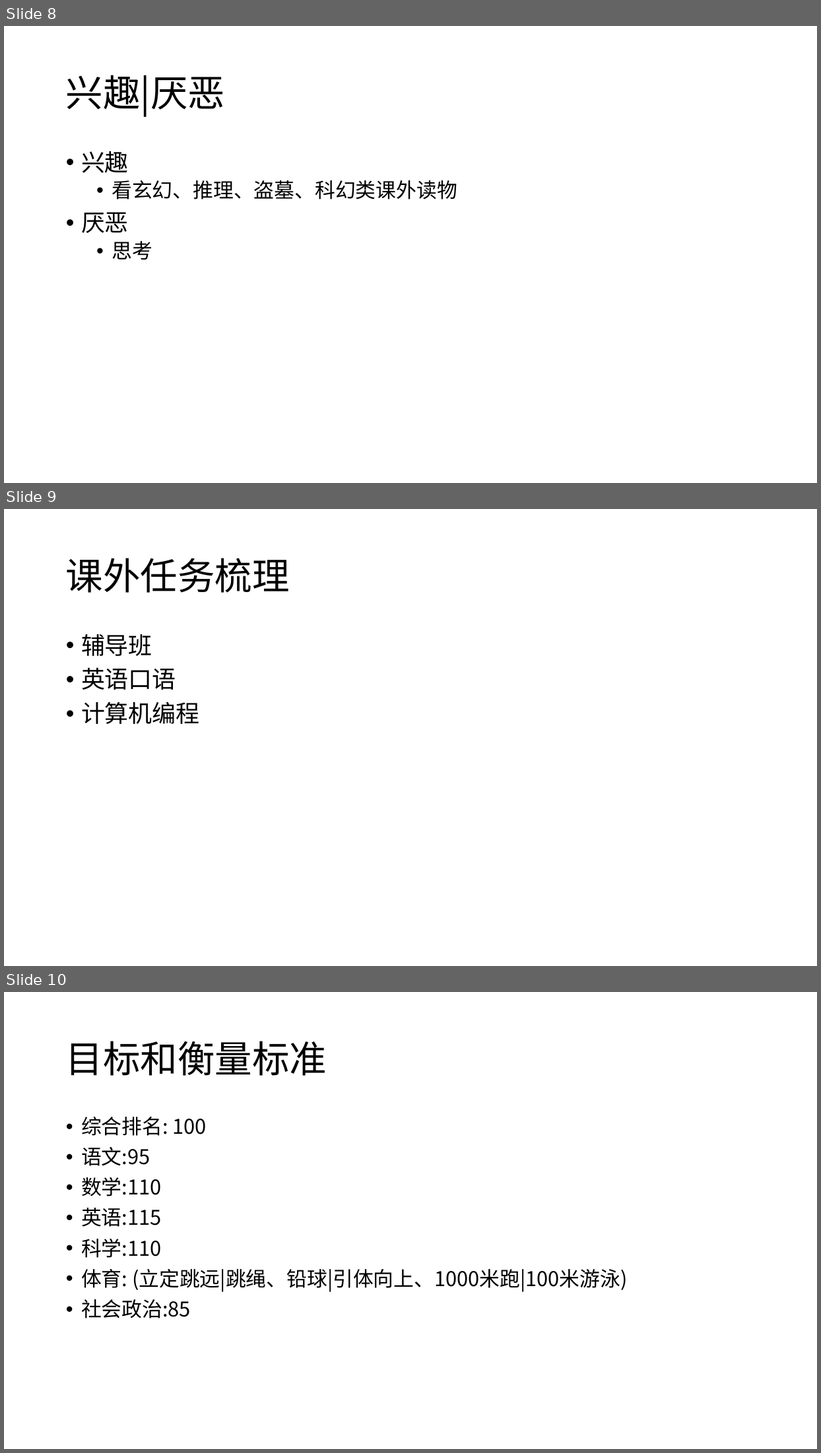
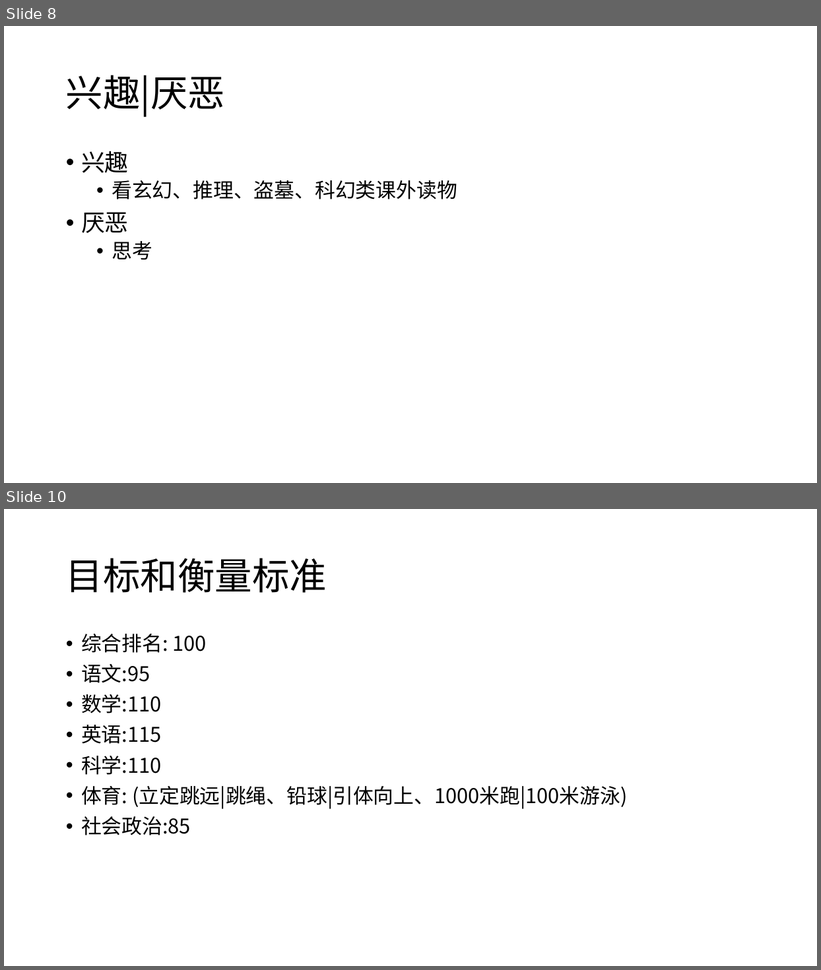
Before and after one commit to digoal/blog, a slide deck: 197001/20200222_01_doc_001.pptx. Shown one above the other, each under a label of ours: slides 8, 9 and 10 before the commit, slides 8 and 10 after it; the slides between them are not shown. The pictures are 821x1453 and 821x970 pixels, drawn with LibreOffice and Linux fonts; fonts in the diff are those of the drawing. Boxes give left, top, right and bottom in pixels: in the first picture for what was removed or moved away, otherwise in the second. Text is boxed around its words. In the diff, an @@ line names an element or a change of style, - is before the commit and + after.

```diff
--- a/197001/20200222_01_doc_001.pptx
+++ b/197001/20200222_01_doc_001.pptx
@@ slide 9 removed at bbox=[4, 509, 817, 966], background #FFFFFF @@
@@ title removed at bbox=[66, 558, 290, 593] @@
-课外任务梳理
@@ text removed at bbox=[81, 634, 199, 724] @@
-• 辅导班
-• 英语口语
-• 计算机编程
```
Also in this commit, not shown: 1 slide changed, 1 other file.
